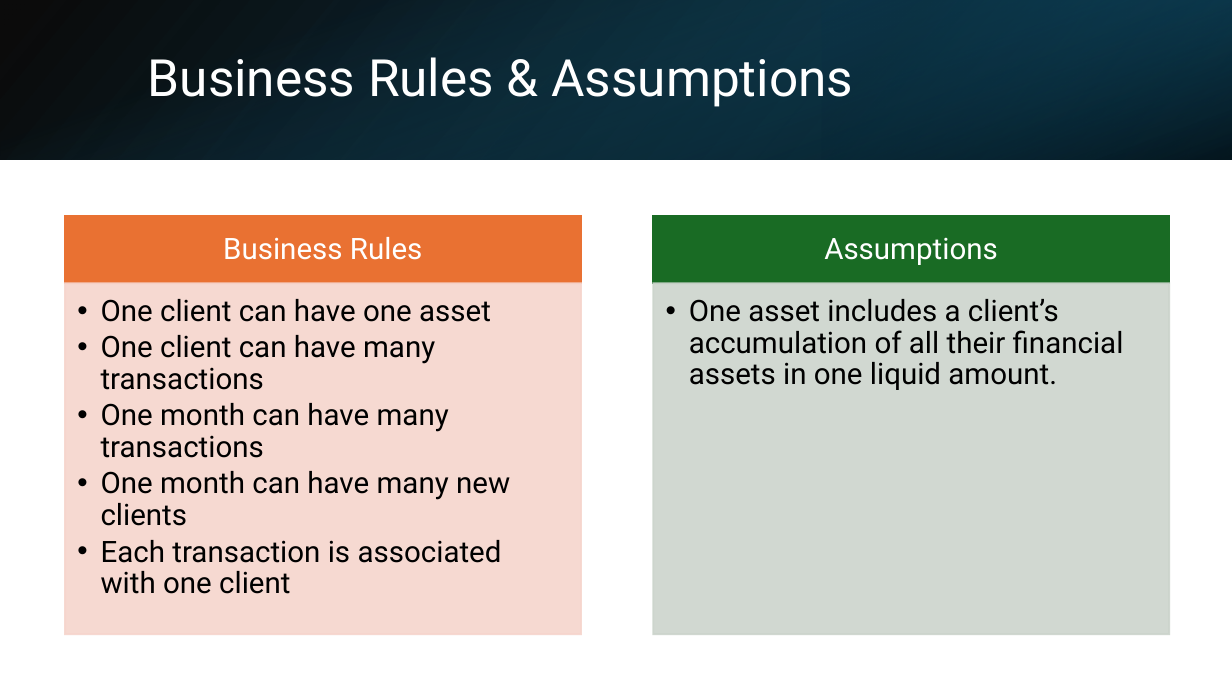
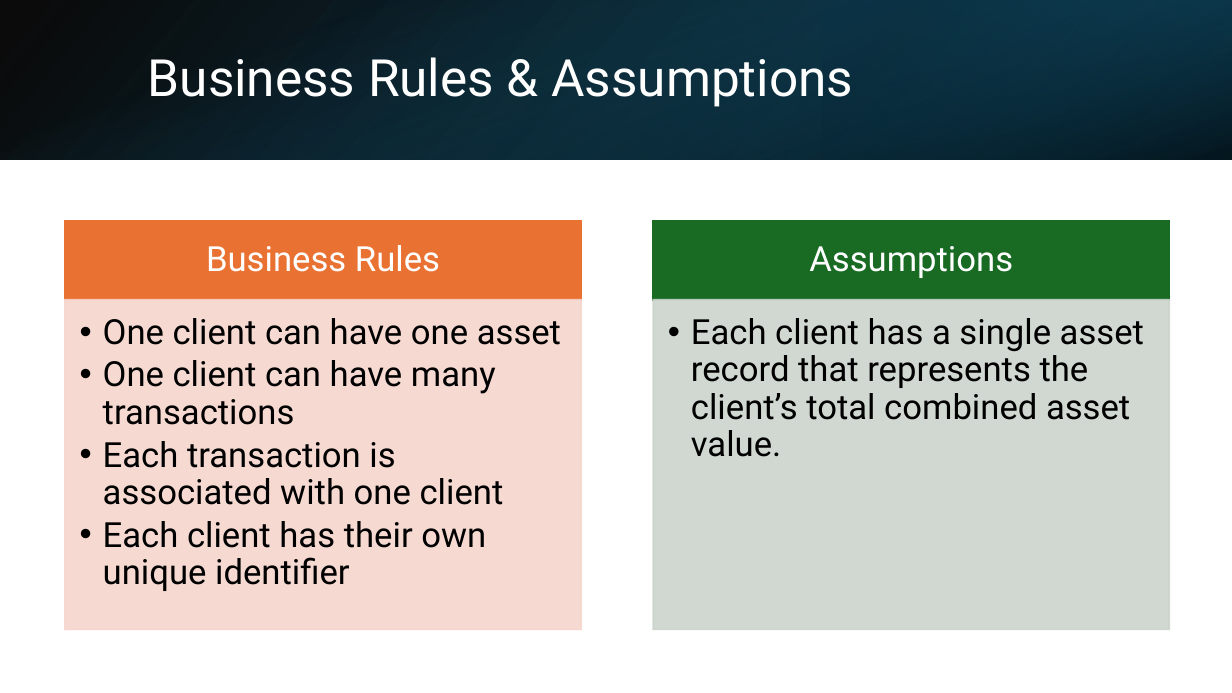
Before and after one commit to Cotton0072/csd-310, a slide deck: slide 3 of csd310_group2_presentation.pptx. Drawn at 1232x693 pixels with LibreOffice and Linux fonts; fonts in the diff are those of the drawing. Boxes give left, top, right and bottom in pixels: in the first picture for what was removed or moved away, otherwise in the second. Text is boxed around its words. In the diff, an @@ line names an element or a change of style, - is before the commit and + after.

```diff
--- a/csd310_group2_presentation.pptx
+++ b/csd310_group2_presentation.pptx
@@ text "Business Rules" at (x1=206, y1=245, x2=440, y2=272): size 23 to 27 pt; more space between paragraphs @@
@@ rectangle resized from (x1=65, y1=216, x2=580, y2=283) to (x1=65, y1=221, x2=580, y2=299) @@
@@ text "Assumptions" at (x1=809, y1=246, x2=1013, y2=278): size 23 to 27 pt; more space between paragraphs @@
@@ rectangle resized from (x1=653, y1=216, x2=1169, y2=283) to (x1=653, y1=221, x2=1169, y2=299) @@
@@ rectangle resized from (x1=65, y1=284, x2=580, y2=635) to (x1=65, y1=300, x2=580, y2=630) @@
@@ text "One client can have one ..." moved from (x1=101, y1=299, x2=510, y2=594) to (x1=103, y1=318, x2=561, y2=591) @@
@@ text at (x1=103, y1=318, x2=561, y2=505): size 23 to 27 pt in "One client can have one asset", "One client can have many transactions", "Each transaction is associated with one client" @@
@@ rectangle resized from (x1=653, y1=284, x2=1169, y2=635) to (x1=653, y1=300, x2=1169, y2=630) @@
@@ text at (x1=691, y1=318, x2=1144, y2=457): text changed; size 23 to 27 pt @@
-  • One asset includes a client’s accumulation of all their financial assets in one liquid amount.
+  • Each client has a single asset record that represents the client’s total combined asset value.
@@ text at (x1=101, y1=403, x2=510, y2=526): paragraphs removed @@
-  • One month can have many transactions
-  • One month can have many new clients
@@ text at (x1=103, y1=521, x2=486, y2=591): paragraph added @@
+  • Each client has their own unique identifier
```
Also in this commit, not shown: 2 other files.
